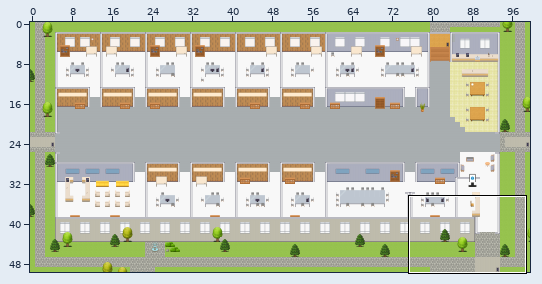
An edit to a level. Tiled map (JSON), maps/Cyber-Security-Technologies-Platform.tmj. The picture above shows the old version from afar; the outline marks the close-up.
Close-up. Before the commit:
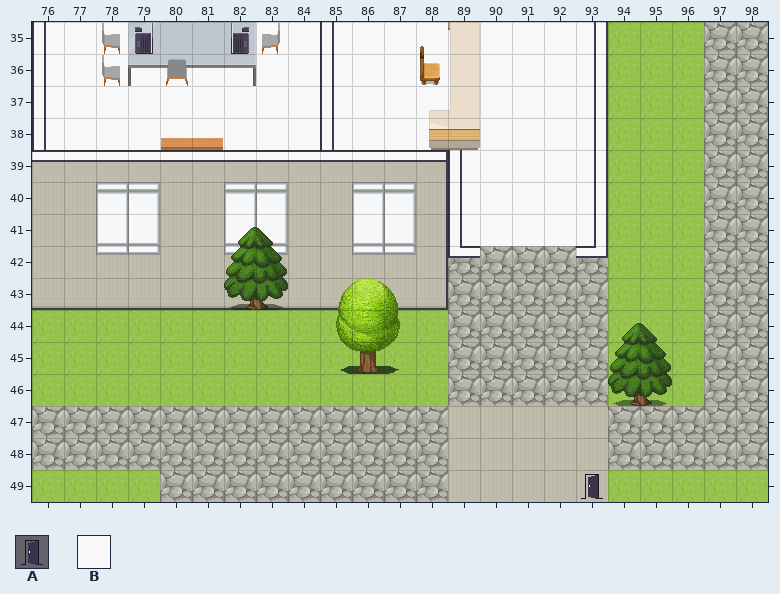
Cells are 32x32 px. Shown: x 76..98, y 35..49.
Key: from "User_Zones": A 65; from "room2": B 66.
_ is an empty cell, # one hidden under a higher layer.
Layers that did not change in this view are not listed.
Layer "floors" before, first column x 76:
35 BBB####BBBBBBBBBBB_____
36 BBBBBBBBBBBBBBBBBB_____
37 BBBBBBBBBBBBBBBBBB_____
38 BBBBBBBBBBBBBBBBBB_____
39 _____________BBBBB_____
40 _____________BBBBB_____
41 _____________BBBBB_____
42 _______________________
43 _______________________
44 _______________________
45 _______________________
46 _______________________
47 _______________________
48 _______________________
49 _______________________
After:
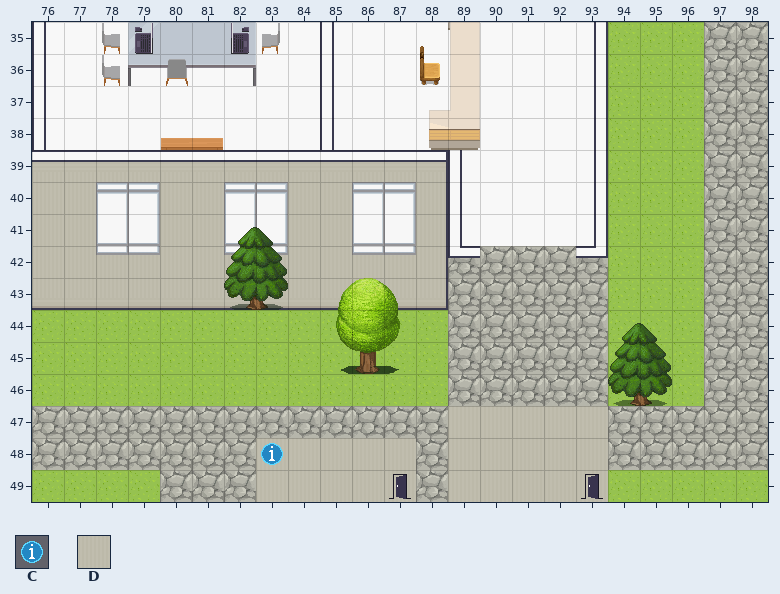
Further tiles: from "User_Zones": C 104; from "room2": D 328.
The edit:
Changed rows in their new state; . is an unchanged cell.
Layer "floors":
first column x 83:
48 DDDDD
49 DDDDD
Layer "zones":
first column x 83:
48 C....
49 ....A
Where, in picture pixels (left, top, right, bottom), the same in both close-ups:
added: (256, 438, 416, 502)
